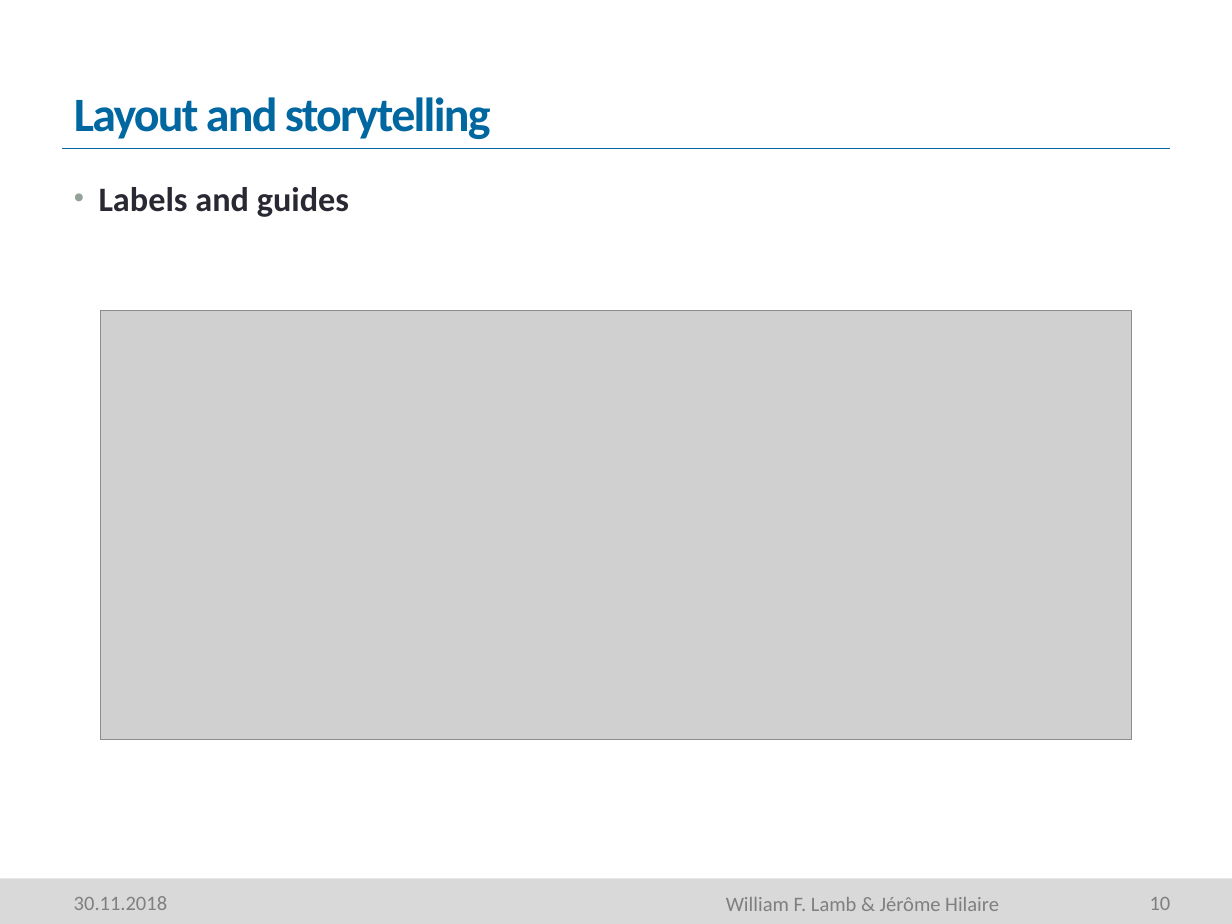
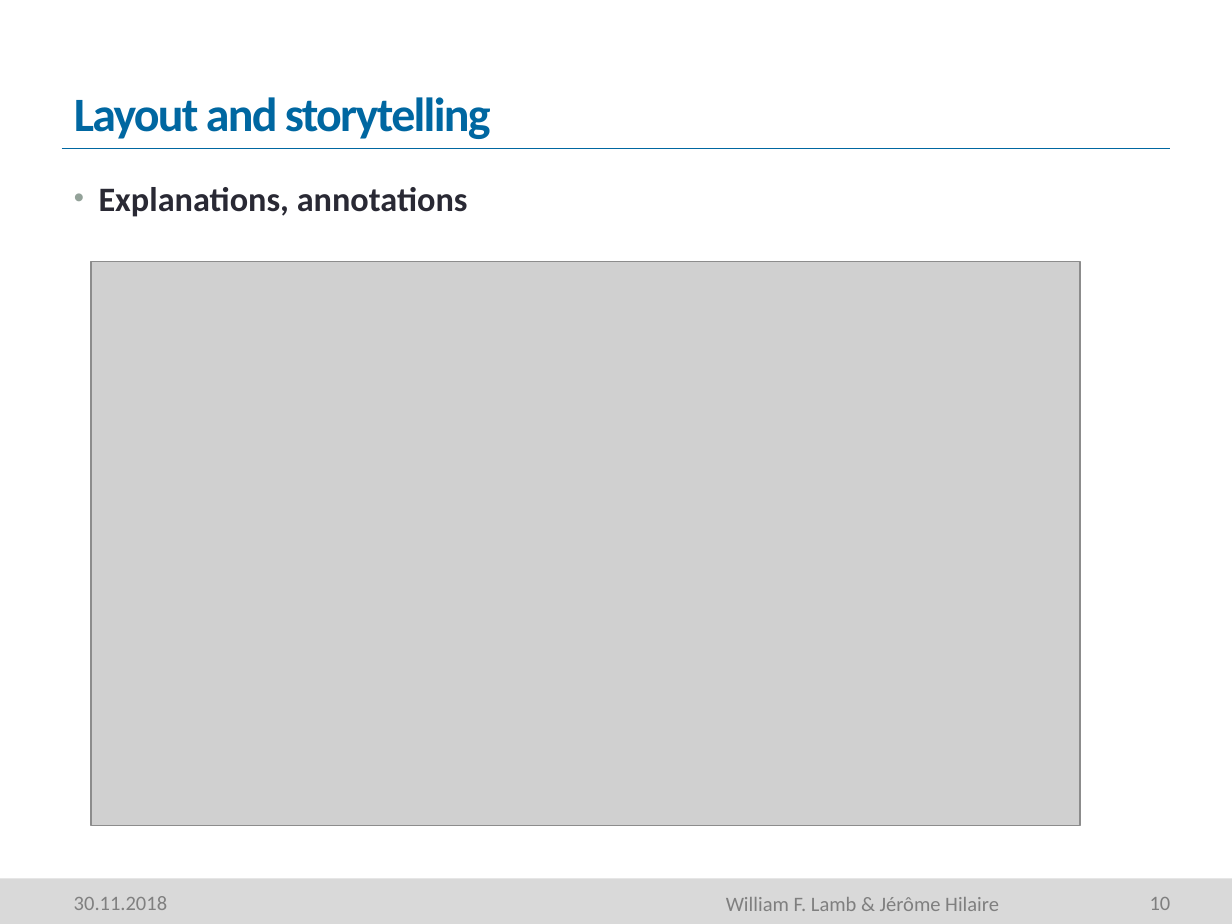
Before and after one commit to mcc-apsis/figures, a slide deck: slide 10 of Resources/Seminar part 1.pptm. Drawn at 1232x924 pixels with LibreOffice and Linux fonts; fonts in the diff are those of the drawing; grey boxes stand for pictures; background and template pictures are left out. Boxes give left, top, right and bottom in pixels: in the first picture for what was removed or moved away, otherwise in the second. Text is boxed around its words. In the diff, an @@ line names an element or a change of style, - is before the commit and + after.

```diff
--- a/Resources/Seminar part 1.pptm
+++ b/Resources/Seminar part 1.pptm
@@ text at [99, 187, 468, 217]: text changed @@
-• Labels and guides
+• Explanations, annotations
@@ picture: place and size @@
-picture at [100, 310, 1131, 739]
+picture at [91, 261, 1080, 825]
```
Also in this commit, not shown: 12 other slides changed, 9 slides added, 1 slide removed, 5 other files.
